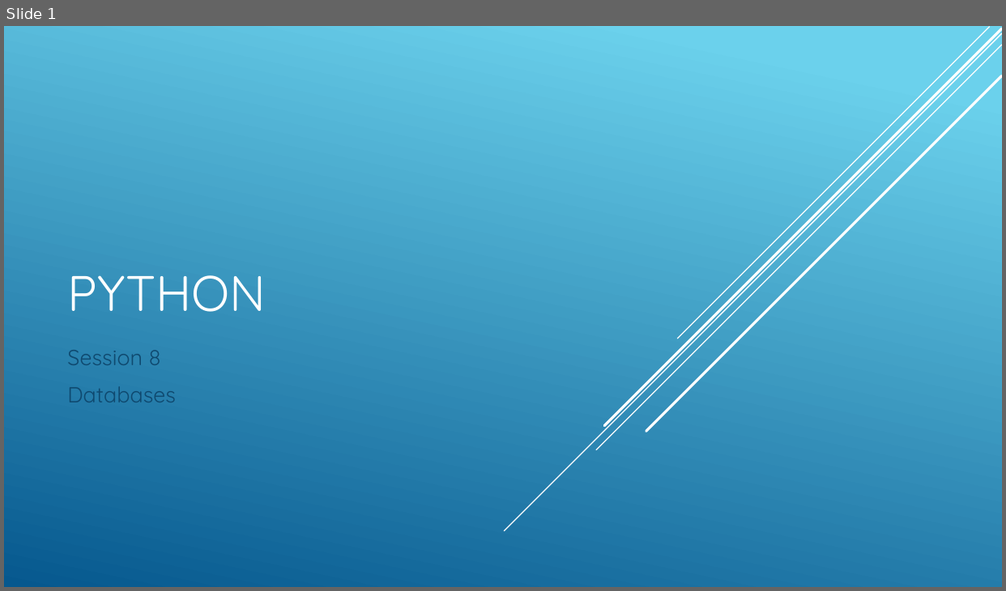
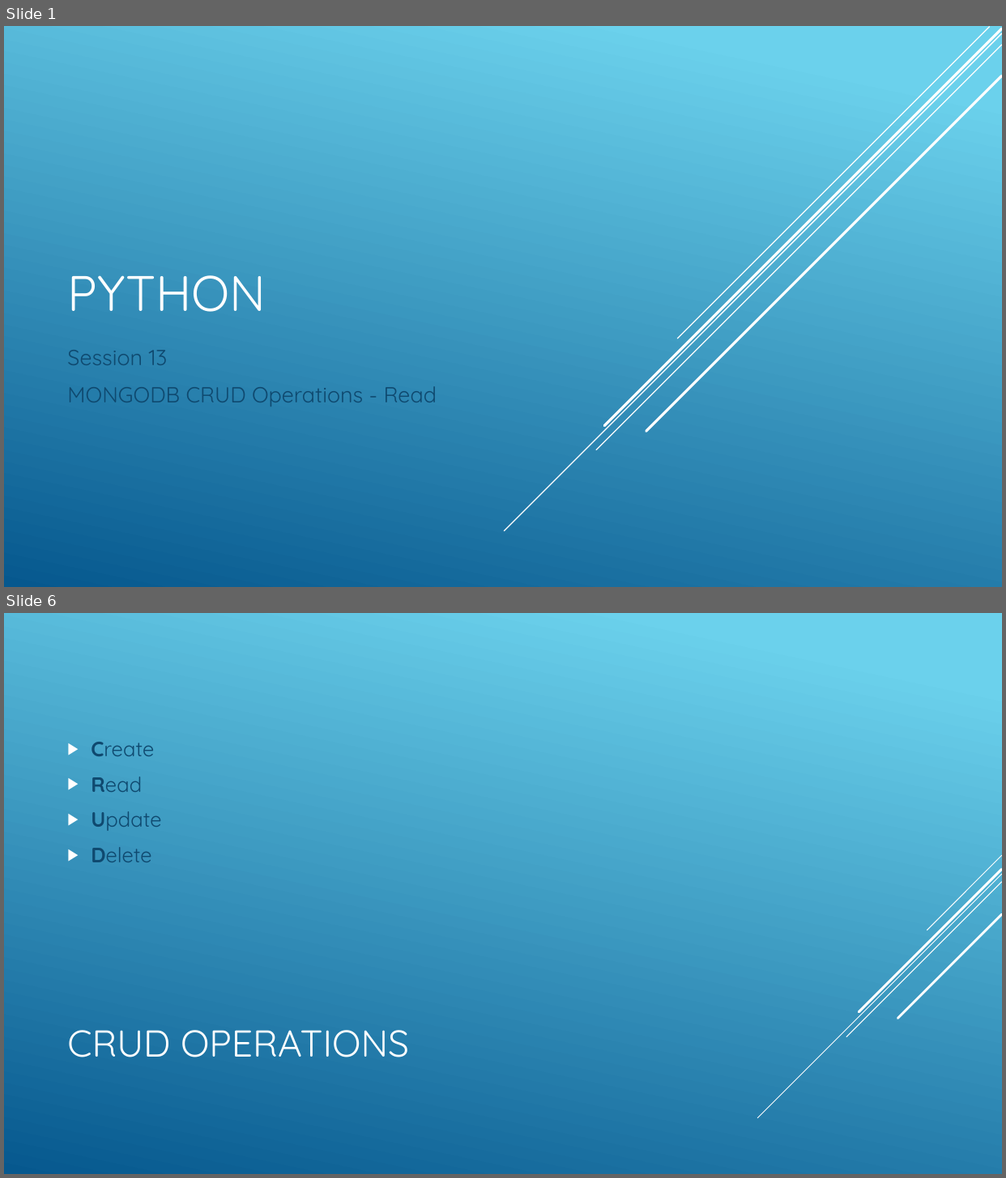
Before and after one commit to cabarca01/PythonDojo, a slide deck: slides/klasse13.pptx. Shown one above the other, each under a label of ours: slide 1 before the commit, slides 1 and 6 after it; the slides between them are not shown. The pictures are 1006x591 and 1006x1178 pixels, drawn with LibreOffice and Linux fonts; fonts in the diff are those of the drawing. Boxes give left, top, right and bottom in pixels: in the first picture for what was removed or moved away, otherwise in the second. Text is boxed around its words. In the diff, an @@ line names an element or a change of style, - is before the commit and + after.

Commit message:
Lesson 13: MongoDB - Read Operations part 1

```diff
--- a/slides/klasse13.pptx
+++ b/slides/klasse13.pptx
@@ slide 6 added at (4,613,1002,1174), background gradient #6ED2EB to #06588E @@
@@ text added at (91,742,161,862), 20 pt, text #0F496F @@
+▶ Create
+▶ Read
+▶ Update
+▶ Delete
@@ group added at (758,855,1002,1118): 5 lines @@
@@ title added at (67,1030,409,1058), 36 pt, text #FFFFFF @@
+CRUD OPERATIONS
@@ slide 1 changed as well @@
@@ subtitle at (67,350,437,407): text changed @@
-Session 8
-Databases
+Session 13
+MONGODB CRUD Operations - Read
```
Also in this commit, not shown: 12 other slides added, 3 slides removed, 14 other files.
